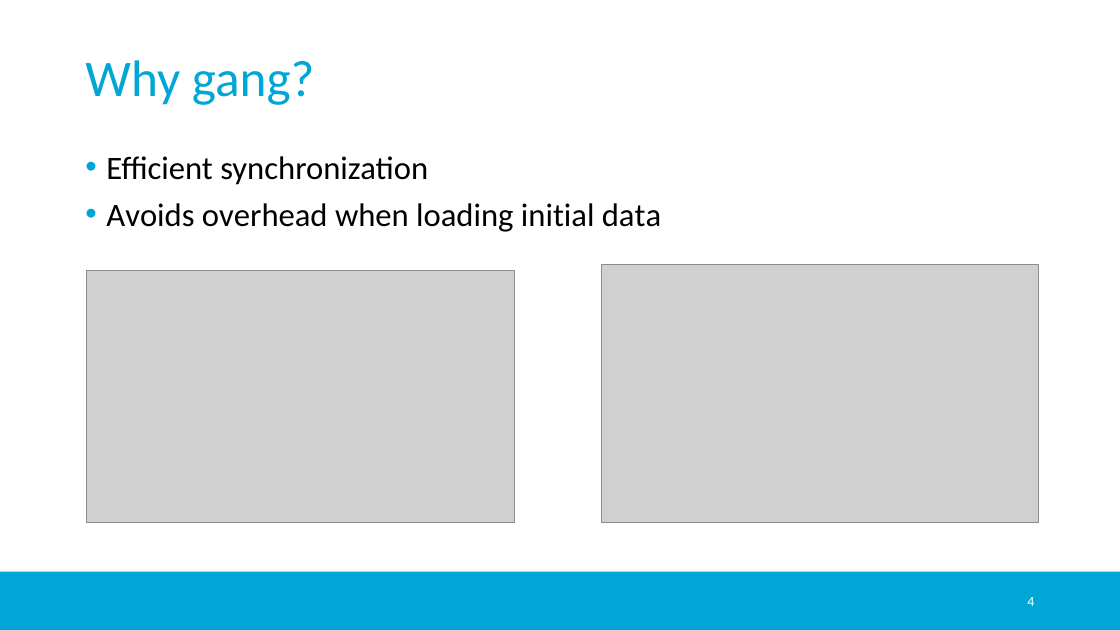
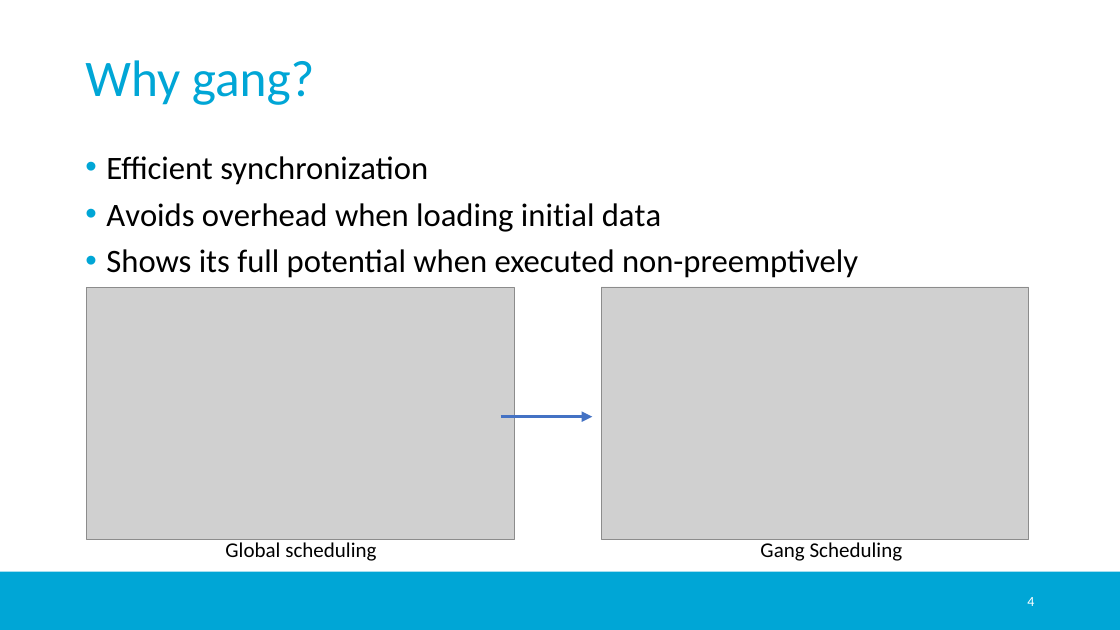
Before and after one commit to jmigual/APATeoria, a slide deck: slide 4 of Notes/TFM_presentations/2020_02_24_v2/2020_02_24_v2.pptx. Drawn at 1120x630 pixels with LibreOffice and Linux fonts; fonts in the diff are those of the drawing; grey boxes stand for pictures; background and template pictures are left out. Boxes give left, top, right and bottom in pixels: in the first picture for what was removed or moved away, otherwise in the second. Text is boxed around its words. In the diff, an @@ line names an element or a change of style, - is before the commit and + after.

```diff
--- a/Notes/TFM_presentations/2020_02_24_v2/2020_02_24_v2.pptx
+++ b/Notes/TFM_presentations/2020_02_24_v2/2020_02_24_v2.pptx
@@ text at (x1=106, y1=249, x2=858, y2=278): paragraph added @@
+• Shows its full potential when executed non-preemptively
@@ picture moved from (x1=87, y1=271, x2=514, y2=523) to (x1=87, y1=287, x2=514, y2=539) @@
@@ picture resized from (x1=602, y1=265, x2=1039, y2=523) to (x1=602, y1=287, x2=1029, y2=540) @@
@@ arrow added from (501, 417) to (592, 417), #4472C4 3 pt @@
@@ text added at (x1=225, y1=542, x2=376, y2=561), 18 pt, text #000000 @@
+Global scheduling
@@ text added at (x1=760, y1=542, x2=903, y2=561), 18 pt, text #000000 @@
+Gang Scheduling
```
Also in this commit, not shown: 4 other slides changed, 1 slide added, 2 other files.
